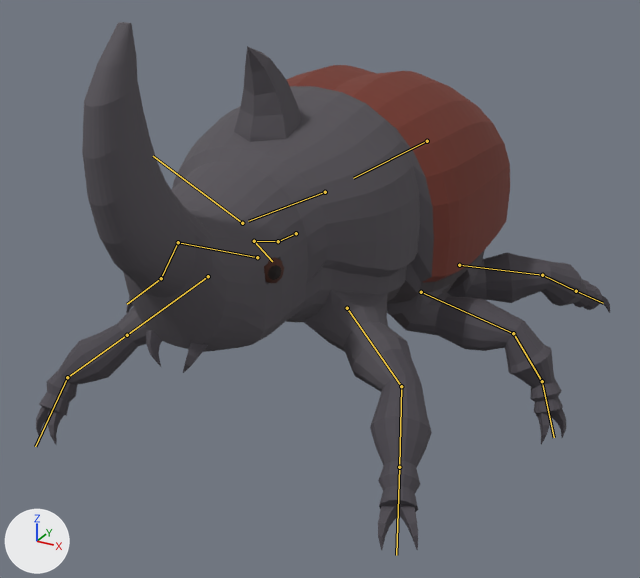
The glTF model creatures/experiments/boxmodel/abc/t7x/zoo/beetle/stage4/beetle.glb as it was, and as the next commit left it.
Rendered twice from a camera (50 mm lens) standing at (0.613, -1.112, 0.715) and looking at (0.023, -0.039, 0.178). Arrows for +X, +Y and +Z are at lower left; the lights stay in place. The older version comes first. Both versions are drawn at frame 23 of the action 'move'; the numbers are the values there. The bones that bend it are drawn over the model as lines.

Names of what the first picture shows: 'body', 'piece_claws', 'piece_eye', 'piece_horn_thorax', 'piece_mandible'.
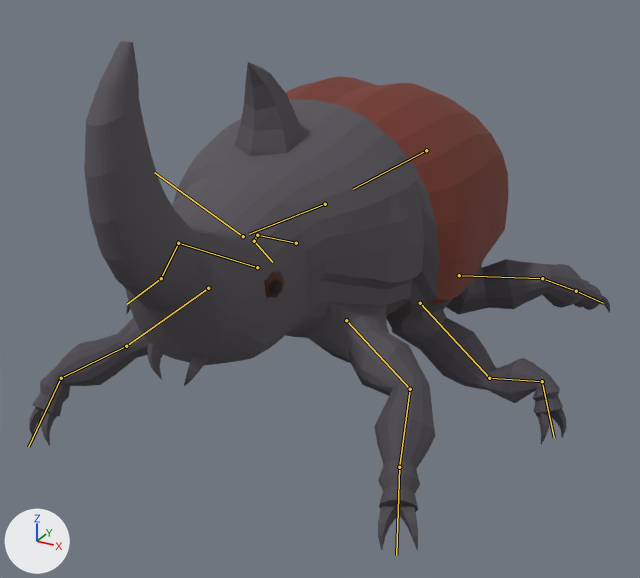
The change, as a diff of the scene's bpy script:
```diff
--- a/creatures/experiments/boxmodel/abc/t7x/zoo/beetle/stage4/beetle.glb.py
+++ b/creatures/experiments/boxmodel/abc/t7x/zoo/beetle/stage4/beetle.glb.py
@@ bone_abdomen @@
 bone_abdomen = bpy.data.objects['rig'].pose.bones['abdomen']
-bone_abdomen.location = (0.0, 0.0, 0.0)
+bone_abdomen.location = (0.0, 0.0, -0.019)
@@ bone_femur1_l @@
 bone_femur1_l = bpy.data.objects['rig'].pose.bones['femur1.L']  # child of 'thorax'
-bone_femur1_l.rotation_quaternion = (0.995, 0.0, 0.0, 0.104)  # degrees (0, 0, 12)
+bone_femur1_l.rotation_quaternion = (0.986, -0.014, -0.001, 0.164)  # degrees (-2, 0, 19)
@@ bone_tibia1_l @@
 bone_tibia1_l = bpy.data.objects['rig'].pose.bones['tibia1.L']  # child of 'femur1.L'
-bone_tibia1_l.rotation_quaternion = (1.0, 0.0, 0.0, 0.0)  # degrees (0, 0, 0)
+bone_tibia1_l.rotation_quaternion = (0.995, 0.003, 0.0, -0.097)  # degrees (0, 0, -11)
@@ bone_tarsus1_l @@
 bone_tarsus1_l = bpy.data.objects['rig'].pose.bones['tarsus1.L']  # child of 'tibia1.L'
-bone_tarsus1_l.rotation_quaternion = (1.0, 0.0, 0.0, 0.0)  # degrees (0, 0, 0)
+bone_tarsus1_l.rotation_quaternion = (0.998, -0.029, -0.016, 0.046)  # degrees (-3, -2, 5)
@@ bone_femur1_r @@
 bone_femur1_r = bpy.data.objects['rig'].pose.bones['femur1.R']  # child of 'thorax'
-bone_femur1_r.rotation_quaternion = (0.998, 0.054, 0.006, 0.027)  # degrees (6, 0, 3)
+bone_femur1_r.rotation_quaternion = (0.995, 0.098, 0.005, 0.022)  # degrees (11, 0, 3)
@@ bone_tibia1_r @@
 bone_tibia1_r = bpy.data.objects['rig'].pose.bones['tibia1.R']  # child of 'femur1.R'
-bone_tibia1_r.rotation_quaternion = (0.959, 0.008, -0.006, -0.285)  # degrees (1, 0, -33)
+bone_tibia1_r.rotation_quaternion = (0.927, 0.02, -0.009, -0.375)  # degrees (2, 0, -44)
@@ bone_tarsus1_r @@
 bone_tarsus1_r = bpy.data.objects['rig'].pose.bones['tarsus1.R']  # child of 'tibia1.R'
-bone_tarsus1_r.rotation_quaternion = (0.946, -0.119, 0.042, 0.299)  # degrees (-12, 9, 34)
+bone_tarsus1_r.rotation_quaternion = (0.916, -0.165, 0.049, 0.362)  # degrees (-16, 12, 41)
@@ bone_femur2_l @@
 bone_femur2_l = bpy.data.objects['rig'].pose.bones['femur2.L']  # child of 'thorax'
-bone_femur2_l.rotation_quaternion = (1.0, -0.022, 0.003, -0.008)  # degrees (-3, 0, -1)
+bone_femur2_l.rotation_quaternion = (0.969, -0.031, 0.003, -0.247)  # degrees (-4, -1, -29)
@@ bone_tibia2_l @@
 bone_tibia2_l = bpy.data.objects['rig'].pose.bones['tibia2.L']  # child of 'femur2.L'
-bone_tibia2_l.rotation_quaternion = (0.982, -0.006, 0.004, 0.19)  # degrees (-1, 1, 22)
+bone_tibia2_l.rotation_quaternion = (0.53, 0.067, 0.019, 0.845)  # degrees (6, -5, 115)
@@ bone_tarsus2_l @@
 bone_tarsus2_l = bpy.data.objects['rig'].pose.bones['tarsus2.L']  # child of 'tibia2.L'
-bone_tarsus2_l.rotation_quaternion = (0.959, 0.004, -0.066, -0.276)  # degrees (3, -7, -32)
+bone_tarsus2_l.rotation_quaternion = (0.647, -0.024, -0.219, -0.73)  # degrees (18, -19, -100)
@@ bone_femur2_r @@
 bone_femur2_r = bpy.data.objects['rig'].pose.bones['femur2.R']  # child of 'thorax'
-bone_femur2_r.rotation_quaternion = (0.995, 0.0, 0.0, -0.104)  # degrees (0, 0, -12)
+bone_femur2_r.rotation_quaternion = (0.987, 0.0, 0.0, -0.161)  # degrees (0, 0, -19)
@@ bone_tibia2_r @@
 bone_tibia2_r = bpy.data.objects['rig'].pose.bones['tibia2.R']  # child of 'femur2.R'
-bone_tibia2_r.rotation_quaternion = (1.0, 0.0, 0.0, 0.0)  # degrees (0, 0, 0)
+bone_tibia2_r.rotation_quaternion = (0.999, -0.003, 0.0, 0.047)  # degrees (0, 0, 5)
@@ bone_femur3_l @@
 bone_femur3_l = bpy.data.objects['rig'].pose.bones['femur3.L']  # child of 'abdomen'
-bone_femur3_l.rotation_quaternion = (0.995, 0.0, 0.0, 0.104)  # degrees (0, 0, 12)
+bone_femur3_l.rotation_quaternion = (0.988, 0.009, 0.001, 0.155)  # degrees (1, 0, 18)
@@ bone_tibia3_l @@
 bone_tibia3_l = bpy.data.objects['rig'].pose.bones['tibia3.L']  # child of 'femur3.L'
-bone_tibia3_l.rotation_quaternion = (1.0, 0.0, 0.0, 0.0)  # degrees (0, 0, 0)
+bone_tibia3_l.rotation_quaternion = (0.999, 0.0, 0.0, 0.045)  # degrees (0, 0, 5)
@@ bone_tarsus3_l @@
 bone_tarsus3_l = bpy.data.objects['rig'].pose.bones['tarsus3.L']  # child of 'tibia3.L'
-bone_tarsus3_l.rotation_quaternion = (1.0, 0.0, 0.0, 0.0)  # degrees (0, 0, 0)
+bone_tarsus3_l.rotation_quaternion = (0.999, -0.027, 0.026, -0.008)  # degrees (-3, 3, -1)
@@ bone_femur3_r @@
 bone_femur3_r = bpy.data.objects['rig'].pose.bones['femur3.R']  # child of 'abdomen'
-bone_femur3_r.rotation_quaternion = (0.983, -0.147, -0.011, 0.111)  # degrees (-17, 1, 13)
+bone_femur3_r.rotation_quaternion = (0.998, -0.03, -0.005, -0.049)  # degrees (-3, -1, -6)
@@ bone_tibia3_r @@
 bone_tibia3_r = bpy.data.objects['rig'].pose.bones['tibia3.R']  # child of 'femur3.R'
-bone_tibia3_r.rotation_quaternion = (0.851, 0.117, 0.011, 0.512)  # degrees (12, -6, 61)
+bone_tibia3_r.rotation_quaternion = (0.989, 0.027, 0.004, 0.148)  # degrees (3, 0, 17)
@@ bone_tarsus3_r @@
 bone_tarsus3_r = bpy.data.objects['rig'].pose.bones['tarsus3.R']  # child of 'tibia3.R'
-bone_tarsus3_r.rotation_quaternion = (0.896, -0.178, -0.06, -0.403)  # degrees (-16, -15, -46)
+bone_tarsus3_r.rotation_quaternion = (0.961, -0.15, -0.099, -0.211)  # degrees (-15, -15, -23)
```

Where the change shows, as pixel boxes (x1, y1, x2, y2) in the pictures (640 x 578 px):
'body', posed
    before: (39, 22, 602, 512)
    after: (32, 41, 602, 512)
'piece_horn_thorax', posed
    before: (234, 46, 301, 142)
    after: (235, 62, 301, 156)
'piece_claws', posed
    before: (36, 296, 610, 550)
    after: (29, 296, 610, 550)
'piece_mandible', posed
    before: (146, 330, 208, 373)
    after: (148, 343, 209, 386)
'piece_eye', posed
    before: (264, 257, 284, 283)
    after: (264, 272, 284, 297)
bone 'abdomen', root to tip
    before: (427, 141) to (353, 178)
    after: (426, 150) to (353, 189)
bone 'femur1.L', root to tip
    before: (347, 308) to (401, 386)
    after: (346, 320) to (410, 389)
bone 'tibia1.L', root to tip
    before: (401, 386) to (399, 467)
    after: (410, 389) to (399, 467)
bone 'femur1.R', root to tip
    before: (208, 276) to (127, 335)
    after: (208, 288) to (126, 346)
bone 'tibia1.R', root to tip
    before: (127, 335) to (67, 377)
    after: (126, 346) to (61, 378)
bone 'tarsus1.R', root to tip
    before: (67, 377) to (35, 446)
    after: (61, 378) to (28, 447)
bone 'femur2.L', root to tip
    before: (421, 292) to (513, 333)
    after: (420, 303) to (489, 378)
bone 'tibia2.L', root to tip
    before: (513, 333) to (542, 381)
    after: (489, 378) to (542, 381)
bone 'femur2.R', root to tip
    before: (257, 257) to (178, 242)
    after: (257, 267) to (178, 243)
bone 'tibia2.R', root to tip
    before: (178, 242) to (161, 278)
    after: (178, 243) to (161, 278)
bone 'femur3.L', root to tip
    before: (459, 265) to (542, 275)
    after: (459, 275) to (542, 278)
bone 'tibia3.L', root to tip
    before: (542, 275) to (576, 291)
    after: (542, 278) to (576, 291)
bone 'femur3.R', root to tip
    before: (296, 233) to (278, 241)
    after: (296, 243) to (257, 235)
bone 'tibia3.R', root to tip
    before: (278, 241) to (254, 241)
    after: (257, 235) to (254, 241)
bone 'tarsus3.R', root to tip
    before: (254, 241) to (272, 261)
    after: (254, 241) to (272, 262)
